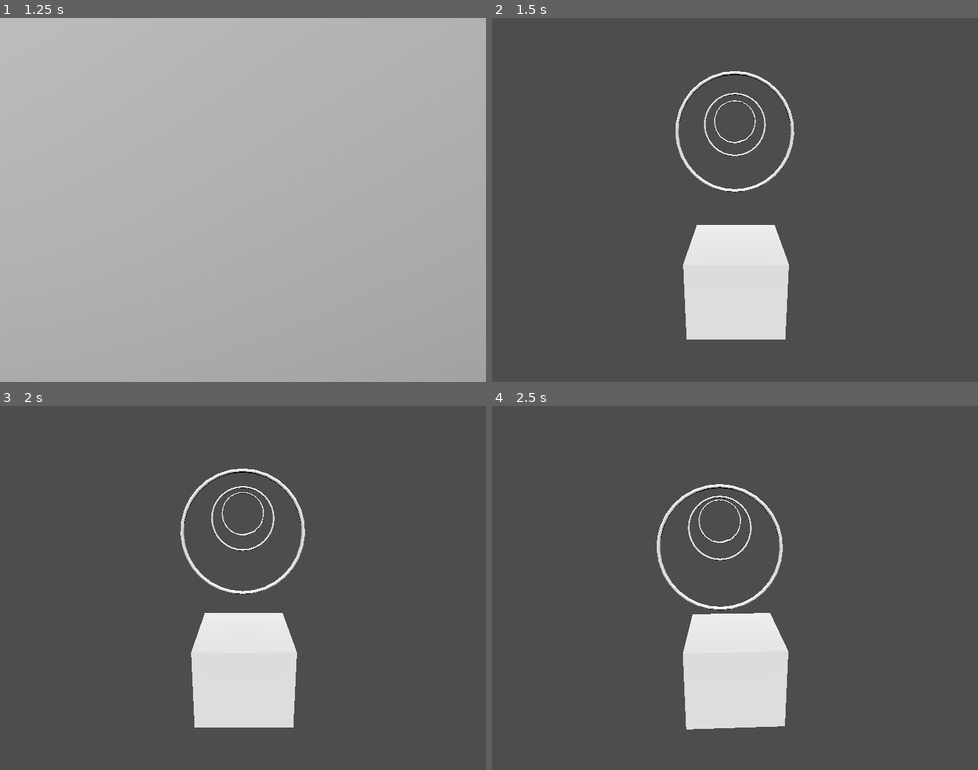
Above: before the commit, frames 1-4 (two rows, left to right).
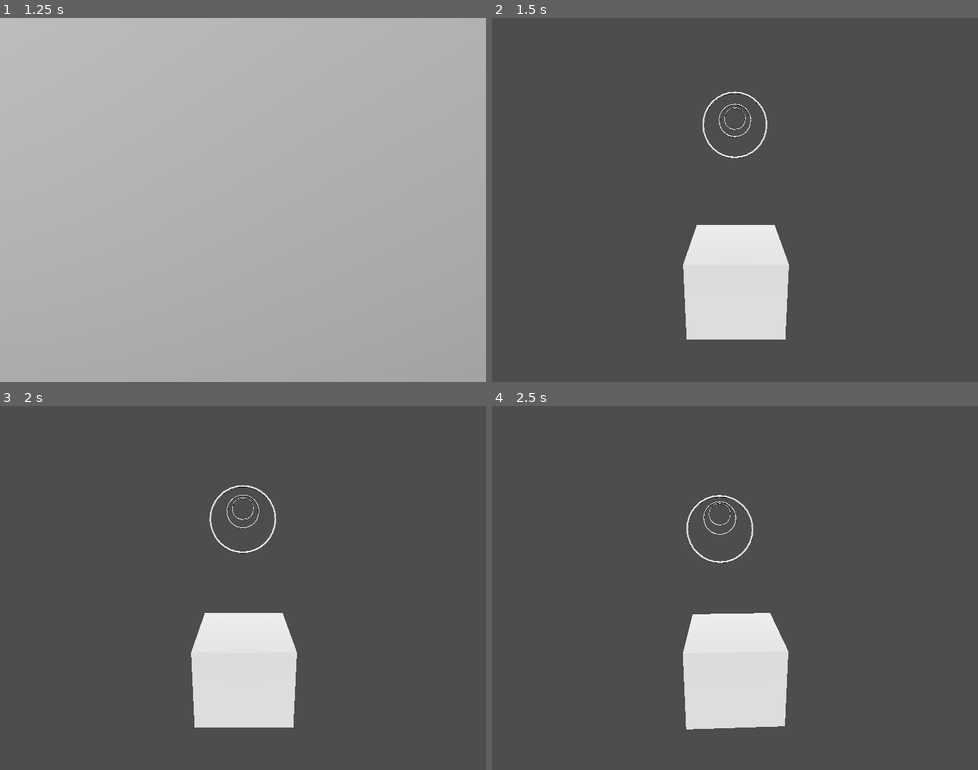
Above: after the commit, the same moments.

Repository: Boyquotes/return-to-the-future
Game: Godot game, scene res://main.tscn
The game is run twice, just before and just after one commit, with the same random seed, the same clock (stepped at 60 frames per second) and the same inputs.
Inputs (mouse positions are in pixels of both pictures, inside the frame that each line leads up to):
- Up to frame 1 (1.25 s): tap Enter at 0.5 s; move the mouse to (272, 200) at 0.52 s; hold W (move_up) from 0.53 s (still down); hold Space (add_speed) from 0.53 s (still down)
- Up to frame 2 (1.5 s): keep holding W (move_up); move the mouse to (710, 200) at 1.27 s; release Space (add_speed) at 1.28 s; tap C (change_camera) at 1.35 s
- Up to frame 3 (2 s): keep holding W (move_up)
- Up to frame 4 (2.5 s): keep holding W (move_up); move the mouse to (744, 580) at 2.02 s; hold Shift (sub_speed) from 2.03 s (still down)

Frame 1 is identical in both runs. In frame 2, 1.2% of the frame differs, in the area x 37-63%, y 14-48%; in frame 3, 1.3%, in the area x 37-63%, y 17-52%; in frame 4, 1.3%.

Commit message:
23/05/23

Diff:
--- /dev/null
+++ b/CircleProductor.gd
@@ -0,0 +1,28 @@
+extends Node3D
+
+@export var amount = 4
+@export var interval = 200.0
+@export var fresh_distance = 50.0
+var spaceship
+var spaceship_collider
+var circles
+var circle_pool = []
+const Circle = preload("res://circle.tscn")
+
+func _ready():
+	spaceship = get_node("/root/Main/SpaceShip")
+	spaceship_collider = spaceship.get_node("Collider")
+	circles = get_node("/root/Main/CircleProductor/Circles")
+	for i in range(0, amount):
+		var c = Circle.instantiate()
+		c.position.x = spaceship.position.x + i * interval
+		circle_pool.append(c)
+		c.body_entered.connect(_on_circle_ship_body_entered)
+		circles.add_child(c)
+
+func _on_circle_ship_body_entered(body):
+	circle_pool[0].position.x = circle_pool[-1].position.x + interval
+	circle_pool.append(circle_pool.pop_front())
+
+func _process(delta):
+	pass
--- /dev/null
+++ b/circle.gd
@@ -0,0 +1,15 @@
+extends Node3D
+
+
+# Called when the node enters the scene tree for the first time.
+func _ready():
+	pass # Replace with function body.
+
+
+# Called every frame. 'delta' is the elapsed time since the previous frame.
+func _process(delta):
+	pass
+
+
+func _on_spaceship_area_3d_body_entered(body):
+	queue_free()
--- a/circle.tscn
+++ b/circle.tscn
@@ -1,8 +1,17 @@
-[gd_scene load_steps=2 format=3 uid="uid://b4uwd3ciwsmgx"]
+[gd_scene load_steps=3 format=3 uid="uid://b4uwd3ciwsmgx"]
 
 [ext_resource type="PackedScene" uid="uid://dfx0vj7uqobe3" path="res://Assets/models/star-circle.glb" id="1_golw1"]
 
-[node name="Circle" type="Node3D"]
+[sub_resource type="CylinderShape3D" id="CylinderShape3D_2qhgc"]
+height = 1.26408
+radius = 19.7024
+
+[node name="Circle" type="Area3D"]
+transform = Transform3D(-4.37114e-08, -1, 0, 1, -4.37114e-08, 0, 0, 0, 1, 0, 0, 0)
 
 [node name="star-circle" parent="." instance=ExtResource("1_golw1")]
 transform = Transform3D(10, 0, 0, 0, 10, 0, 0, 0, 10, 0, 0, 0)
+
+[node name="Collider" type="CollisionShape3D" parent="."]
+transform = Transform3D(1, 0, 0, 0, 1, 0, 0, 0, 1, 0, -50, 0)
+shape = SubResource("CylinderShape3D_2qhgc")
--- a/main.tscn
+++ b/main.tscn
@@ -2,7 +2,7 @@
 
 [ext_resource type="Script" path="res://main.gd" id="1_h4e5p"]
 [ext_resource type="PackedScene" uid="uid://cwk5q17m2cfxv" path="res://spaceship-player.tscn" id="2_tmqwv"]
-[ext_resource type="PackedScene" uid="uid://b4uwd3ciwsmgx" path="res://circle.tscn" id="3_v30a5"]
+[ext_resource type="Script" path="res://CircleProductor.gd" id="3_n3h0n"]
 
 [node name="Main" type="Node"]
 script = ExtResource("1_h4e5p")
@@ -13,16 +13,7 @@
 [node name="DirectionalLight3D" type="DirectionalLight3D" parent="SpaceShip"]
 transform = Transform3D(-3.09086e-08, 0.707107, -0.707107, 3.09086e-08, 0.707107, 0.707107, 1, 0, -4.37114e-08, -2.77052, 1.81024, 0)
 
-[node name="Environment" type="Node3D" parent="."]
+[node name="CircleProductor" type="Node3D" parent="."]
+script = ExtResource("3_n3h0n")
 
-[node name="Circle" parent="Environment" instance=ExtResource("3_v30a5")]
-transform = Transform3D(-4.37114e-08, 1, 0, -1, -4.37114e-08, 0, 0, 0, 1, 0, 0, 0)
-
-[node name="Circle2" parent="Environment" instance=ExtResource("3_v30a5")]
-transform = Transform3D(-4.37114e-08, 1, 0, -1, -4.37114e-08, 0, 0, 0, 1, 100, 0, 0)
-
-[node name="Circle3" parent="Environment" instance=ExtResource("3_v30a5")]
-transform = Transform3D(-4.37114e-08, 1, 0, -1, -4.37114e-08, 0, 0, 0, 1, 200, 0, 0)
-
-[node name="Circle4" parent="Environment" instance=ExtResource("3_v30a5")]
-transform = Transform3D(-4.37114e-08, 1, 0, -1, -4.37114e-08, 0, 0, 0, 1, 300, 0, 0)
+[node name="Circles" type="Node3D" parent="CircleProductor"]
--- a/spaceship-player.tscn
+++ b/spaceship-player.tscn
@@ -30,6 +30,6 @@
 [node name="OmniLight3D" type="OmniLight3D" parent="Model"]
 omni_range = 1.70983
 
-[node name="CollisionShape" type="CollisionShape3D" parent="."]
+[node name="Collider" type="CollisionShape3D" parent="."]
 transform = Transform3D(1, 0, 0, 0, 1, 0, 0, 0, 1, 0, -0.0586812, 0.0979875)
 shape = SubResource("BoxShape3D_tvfpw")
Not shown, changed: Assets/documents/ReturnToTheFuture策划案.odt
